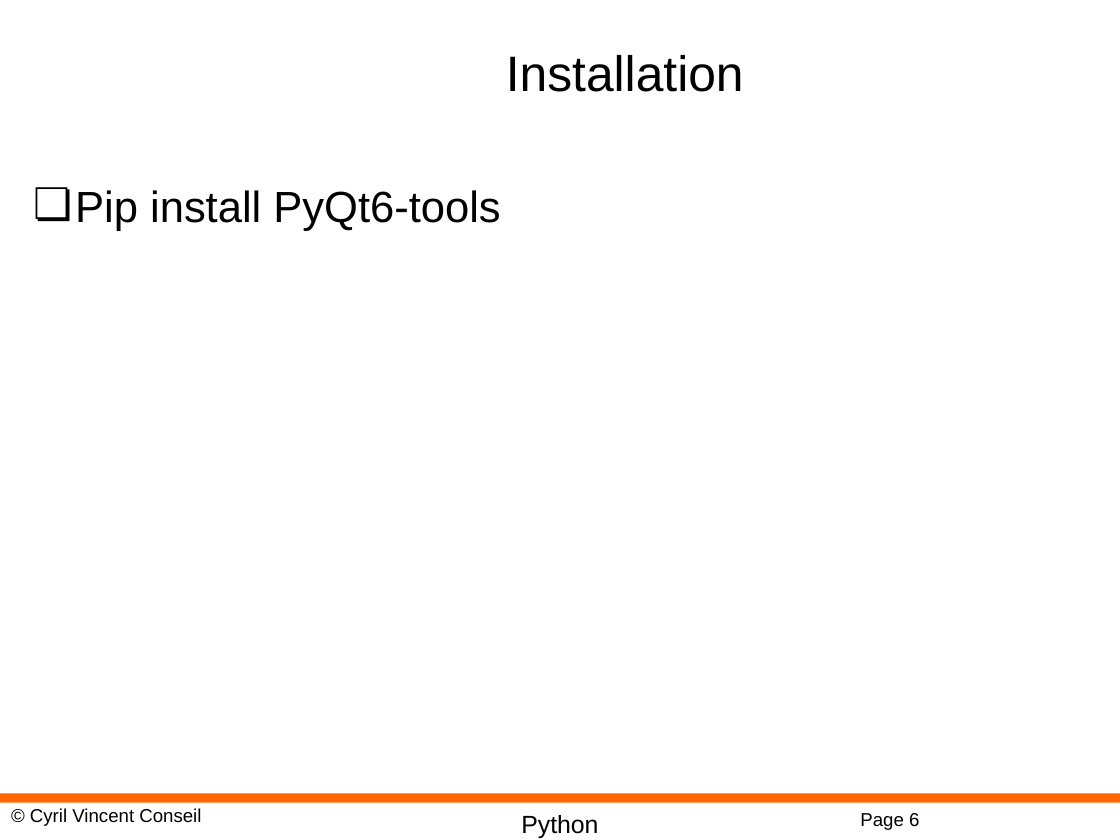
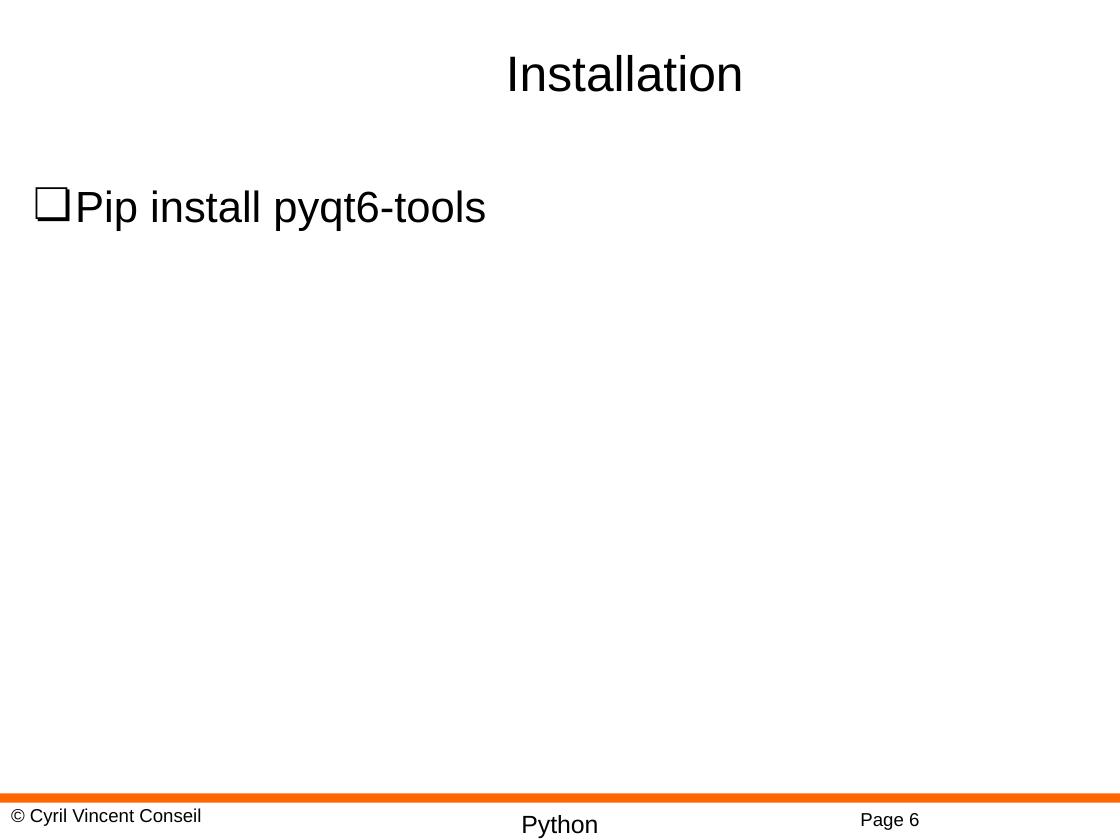
Before and after one commit to cyrilvincent/python-advanced, a slide deck: slide 6 of PPT/PyQt01-Intro.pptx. Drawn at 1120x840 pixels with LibreOffice and Linux fonts; fonts in the diff are those of the drawing; background and template pictures are left out. Boxes give left, top, right and bottom in pixels: in the first picture for what was removed or moved away, otherwise in the second. Text is boxed around its words. In the diff, an @@ line names an element or a change of style, - is before the commit and + after.

```diff
--- a/PPT/PyQt01-Intro.pptx
+++ b/PPT/PyQt01-Intro.pptx
@@ text at (75,190,486,231): text changed @@
-❏ Pip install PyQt6-tools
+❏ Pip install pyqt6-tools
```
Also in this commit, not shown: 1 other file.
